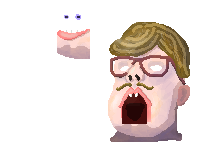
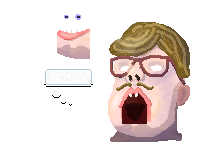
Revision of a layered 200 × 150 image; what changed, layer by layer:
added layer "head #6" in group "parts" over [44, 69, 93, 106]
